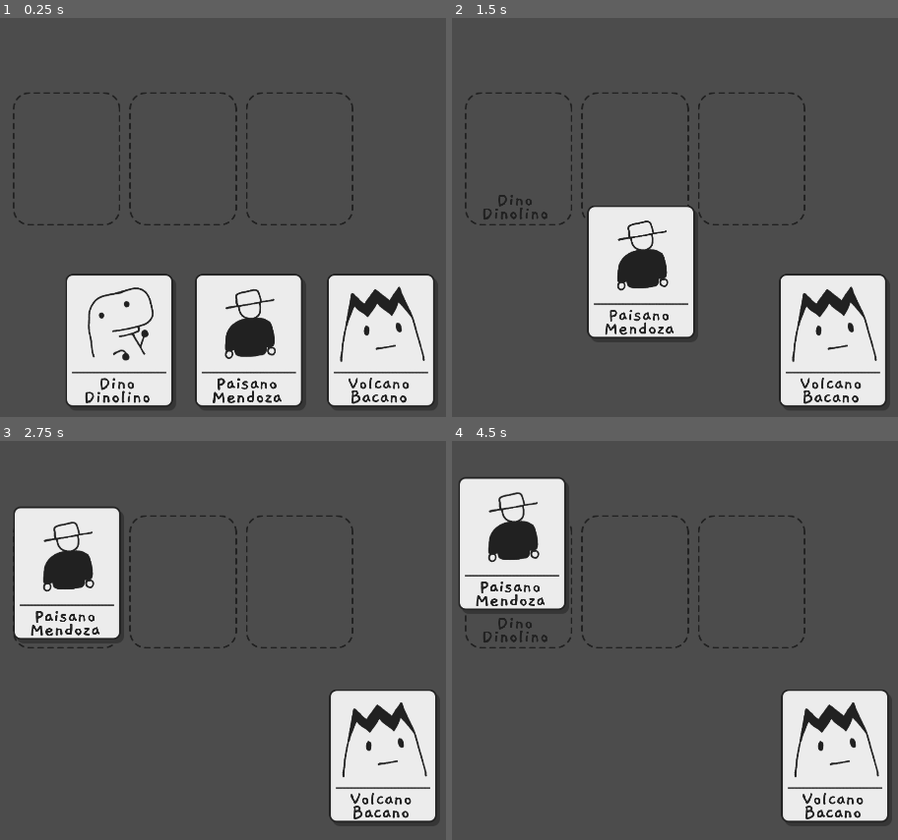
Above: before the commit, frames 1-4 (two rows, left to right).
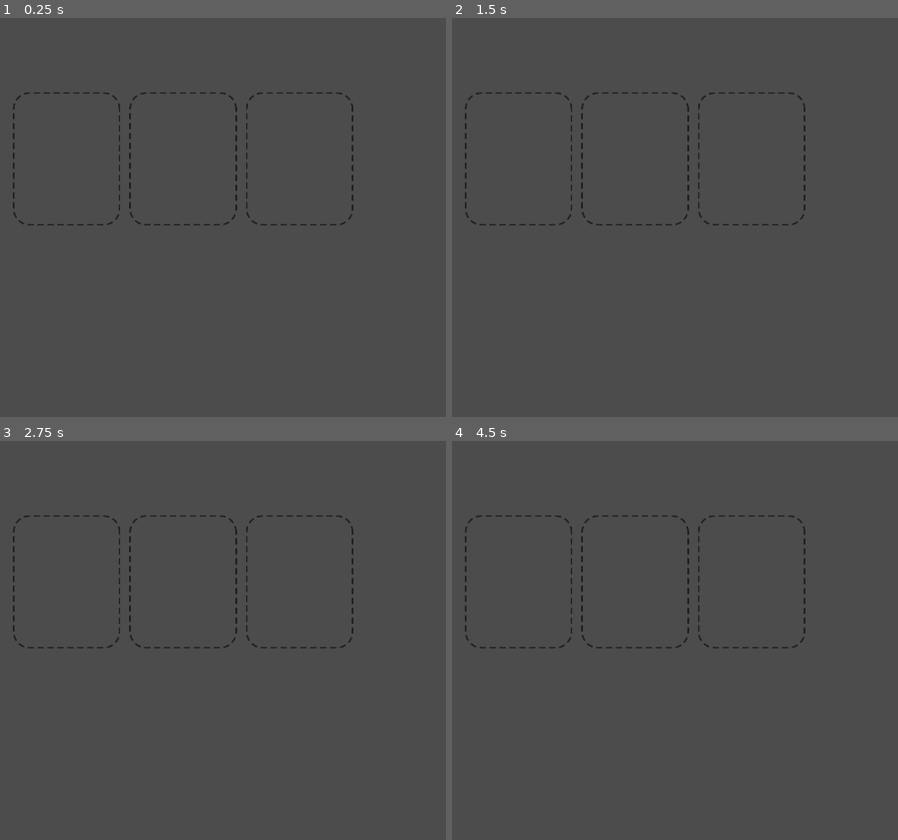
Above: after the commit, the same moments.

Repository: Perro-Viejo/los-cuentos-de-vampichoco
Game: Godot game, scene res://src/GUI/GUI.tscn
Two runs of this game, one before a commit and one after it. Both use one fixed random seed, a clock stepped at 60 frames per second and the inputs below. This scene is started directly instead of the project's main scene.
Inputs (mouse positions are in pixels of both pictures, inside the frame that each line leads up to):
- Up to frame 1 (0.25 s): no input
- Up to frame 2 (1.5 s): tap Enter at 0.5 s; drag from (572, 341) to (518, 157) at 0.52 s; drag from (701, 341) to (518, 157) at 1.27 s
- Up to frame 3 (2.75 s): tap Space at 2 s; move the mouse to (383, 764) at 2.02 s; click (383, 764) at 2.17 s
- Up to frame 4 (4.5 s): tap Enter at 2.75, 4.25 s; drag from (670, 720) to (634, 580) at 2.77 s; tap Space at 3.5 s; move the mouse to (outside the picture) at 3.52 s; click (outside the picture) at 3.67 s; drag from (474, 564) to (590, 520) at 4.27 s

The runs differ from the first frame. In frame 1, 24% of the frame differs, in the area x 14-98%, y 64-98%; in frame 2, 16%; in frame 3, 16%; in frame 4, 16%.

Commit message:
Separate boat from water to sync intro, create animation for intro, card appear and shake behaviour for cards, added event for inform that all cards are ready to play the level, fix an error were card drawing sprites overlap

Diff:
--- a/src/Audio/RandomTool.gd
+++ b/src/Audio/RandomTool.gd
@@ -1,4 +1,5 @@
 extends Node2D
+
 
 var index_sound = -1
 var select_sound
@@ -30,6 +31,7 @@
 			'volume': sfx.get_volume_db()
 		}
 
+
 func play():
 	randomize()
 
--- a/src/Character/Character.gd
+++ b/src/Character/Character.gd
@@ -16,6 +16,7 @@
 
 func character_show(current_character):
 	_current_character = current_character
+	EventsManager.emit_signal('play_requested', current_character , 'Show')
 
 	if current_character == "Dino":
 		$Dino.show()
--- a/src/GUI/Card.gd
+++ b/src/GUI/Card.gd
@@ -2,27 +2,41 @@
 
 export (Texture) var card_texture = null
 export (String) var title_text = ""
+export (bool) var shake = false
+export (float) var shake_amount = 2
 
 var drag_mouse = false
 var over_slot = false
 var inserted = false
 var current_slot = null
 var slot_pos
-var prev_index=0
+var prev_index = 0
 var pos_initial
+var timer = 0
 
 func _ready():
+	EventsManager.connect("level_started", self, "_on_level_started")
+
 	$Area2D.connect('input_event', self, '_on_input_event')
 
 	$Area2D/Sprite.texture = card_texture
 
 	$Area2D/Label.set_text(title_text)
 
-	pos_initial = get_position()
 
 func _process(delta):
 	if (drag_mouse):
 		set_position(get_viewport().get_mouse_position())
+
+	if shake:
+		timer += 1
+		set_position(
+			pos_initial + Vector2(rand_range(-1.0, 1.0) * shake_amount, rand_range(-1.0, 1.0) * shake_amount)
+		)
+	if timer >= 60:
+		shake = false
+		timer = 0
+		set_position(pos_initial)
 
 
 func drag_card():
@@ -74,6 +88,9 @@
 		elif drag_mouse:
 			drop_card()
 
+func _on_level_started():
+	pos_initial = get_position()
+
 func restart():
 	drag_card()
 	set_position(pos_initial)
--- a/src/GUI/Card.tscn
+++ b/src/GUI/Card.tscn
@@ -15,6 +15,10 @@
 
 [node name="Card" type="Node2D"]
 script = ExtResource( 2 )
+__meta__ = {
+"_edit_group_": true
+}
+shake_amount = 20.0
 
 [node name="Area2D" type="Area2D" parent="."]
 __meta__ = {
@@ -26,7 +30,6 @@
 
 [node name="Sprite" type="Sprite" parent="Area2D"]
 position = Vector2( 0, -44.5696 )
-z_index = 1
 texture = ExtResource( 1 )
 
 [node name="CollisionShape2D" type="CollisionShape2D" parent="Area2D"]
--- a/src/GUI/GUI.tscn
+++ b/src/GUI/GUI.tscn
@@ -7,6 +7,7 @@
 [ext_resource path="res://assets/sprites/gui/dino-ico.png" type="Texture" id=5]
 [ext_resource path="res://src/GUI/Slot.tscn" type="PackedScene" id=6]
 [ext_resource path="res://src/GUI/Control.gd" type="Script" id=7]
+[ext_resource path="res://src/GUI/Menu.gd" type="Script" id=8]
 
 [sub_resource type="DynamicFontData" id=1]
 font_path = "res://assets/fonts/Gaegu-Bold.ttf"
@@ -18,6 +19,69 @@
 [sub_resource type="DynamicFont" id=3]
 size = 70
 font_data = SubResource( 1 )
+
+[sub_resource type="Animation" id=4]
+resource_name = "ShowDino"
+length = 2.0
+tracks/0/type = "value"
+tracks/0/path = NodePath("../Control/Dino:position")
+tracks/0/interp = 1
+tracks/0/loop_wrap = true
+tracks/0/imported = false
+tracks/0/enabled = true
+tracks/0/keys = {
+"times": PoolRealArray( 0, 0.2, 0.3 ),
+"transitions": PoolRealArray( 1, 1, 1 ),
+"update": 0,
+"values": [ Vector2( 624, 1318.34 ), Vector2( 624, 855 ), Vector2( 624, 885 ) ]
+}
+
+[sub_resource type="Animation" id=5]
+resource_name = "ShowPaisano"
+step = 0.05
+tracks/0/type = "value"
+tracks/0/path = NodePath("../Control/Paisano:position")
+tracks/0/interp = 1
+tracks/0/loop_wrap = true
+tracks/0/imported = false
+tracks/0/enabled = true
+tracks/0/keys = {
+"times": PoolRealArray( 0, 0.25, 0.3, 0.35 ),
+"transitions": PoolRealArray( 1, 1, 1, 1 ),
+"update": 0,
+"values": [ Vector2( 940, 1318.34 ), Vector2( 940, 845 ), Vector2( 940, 895 ), Vector2( 940, 885 ) ]
+}
+
+[sub_resource type="Animation" id=6]
+resource_name = "ShowVolcano"
+step = 0.05
+tracks/0/type = "value"
+tracks/0/path = NodePath("../Control/Volcano:position")
+tracks/0/interp = 1
+tracks/0/loop_wrap = true
+tracks/0/imported = false
+tracks/0/enabled = true
+tracks/0/keys = {
+"times": PoolRealArray( 0, 0.95, 1 ),
+"transitions": PoolRealArray( 1, 1, 1 ),
+"update": 0,
+"values": [ Vector2( 1262, 1318.34 ), Vector2( 1262, 845 ), Vector2( 1262, 885 ) ]
+}
+
+[sub_resource type="Animation" id=7]
+length = 28.0
+tracks/0/type = "value"
+tracks/0/path = NodePath("BG:modulate")
+tracks/0/interp = 1
+tracks/0/loop_wrap = true
+tracks/0/imported = false
+tracks/0/enabled = true
+tracks/0/keys = {
+"times": PoolRealArray( 0, 3 ),
+"transitions": PoolRealArray( 1, 1 ),
+"update": 0,
+"values": [ Color( 1, 1, 1, 1 ), Color( 1, 1, 1, 0 ) ]
+}
 
 [node name="GUI" type="CanvasLayer"]
 
@@ -50,20 +114,20 @@
 slot_texture = ExtResource( 1 )
 
 [node name="Dino" parent="Control" instance=ExtResource( 2 )]
-position = Vector2( 624, 880 )
+position = Vector2( 624, 1318.34 )
 z_index = 1
 z_as_relative = false
 card_texture = ExtResource( 5 )
 title_text = "Dino Dinolino"
 
 [node name="Paisano" parent="Control" instance=ExtResource( 2 )]
-position = Vector2( 940, 880 )
+position = Vector2( 940, 1318.34 )
 z_index = 2
 card_texture = ExtResource( 3 )
 title_text = "Paisano Mendoza"
 
 [node name="Volcano" parent="Control" instance=ExtResource( 2 )]
-position = Vector2( 1262, 880 )
+position = Vector2( 1262, 1318.34 )
 z_index = 3
 card_texture = ExtResource( 4 )
 title_text = "Volcano Bacano"
@@ -72,6 +136,8 @@
 visible = false
 anchor_right = 1.0
 anchor_bottom = 1.0
+mouse_filter = 1
+script = ExtResource( 8 )
 __meta__ = {
 "_edit_use_anchors_": false
 }
@@ -79,12 +145,13 @@
 [node name="BG" type="ColorRect" parent="Menu"]
 anchor_right = 1.0
 anchor_bottom = 1.0
+mouse_filter = 1
 color = Color( 0, 0, 0, 1 )
 __meta__ = {
 "_edit_use_anchors_": false
 }
 
-[node name="Label" type="Label" parent="Menu"]
+[node name="Label" type="Label" parent="Menu/BG"]
 anchor_left = 0.5
 anchor_top = 0.5
 anchor_right = 0.5
@@ -100,7 +167,7 @@
 "_edit_use_anchors_": false
 }
 
-[node name="Label2" type="Label" parent="Menu"]
+[node name="Label2" type="Label" parent="Menu/BG"]
 modulate = Color( 1, 1, 1, 0.619608 )
 anchor_left = 0.5
 anchor_top = 0.681
@@ -117,3 +184,18 @@
 __meta__ = {
 "_edit_use_anchors_": false
 }
+
+[node name="Button" type="Button" parent="Menu"]
+modulate = Color( 1, 1, 1, 0 )
+margin_right = 1920.0
+margin_bottom = 1080.0
+__meta__ = {
+"_edit_use_anchors_": false
+}
+
+[node name="AnimationPlayer" type="AnimationPlayer" parent="Menu"]
+playback_speed = 0.6
+anims/ShowDino = SubResource( 4 )
+anims/ShowPaisano = SubResource( 5 )
+anims/ShowVolcano = SubResource( 6 )
+anims/Start = SubResource( 7 )
--- /dev/null
+++ b/src/GUI/Menu.gd
@@ -0,0 +1,29 @@
+extends Control
+
+
+func _ready():
+	$Button.connect('button_down', self, '_on_button_down')
+
+func _on_button_down():
+	start_level()
+
+func start_level():
+	$Button.hide()
+	$AnimationPlayer.play("Start")
+	yield(get_tree().create_timer(3), "timeout")
+	EventsManager.emit_signal('play_requested', 'VO', 'Start')
+	yield(get_tree().create_timer(2.8), "timeout")
+	get_node("../../frame/level_01-bg").show()
+	yield(get_tree().create_timer(1.2), "timeout")
+	get_node("../../frame/Boat").show()
+	yield(get_tree().create_timer(5.3), "timeout")
+	$AnimationPlayer.play("ShowDino")
+	yield(get_tree().create_timer(1.5), "timeout")
+	$AnimationPlayer.play("ShowPaisano")
+	yield(get_tree().create_timer(2.5), "timeout")
+	$AnimationPlayer.play("ShowVolcano")
+	yield(get_tree().create_timer(3.7), "timeout")
+	EventsManager.emit_signal('level_started')
+	get_node("../Control/Volcano").shake = true
+	yield(get_tree().create_timer(0.7), "timeout")
+	hide()
--- a/src/Levels/Level1.gd
+++ b/src/Levels/Level1.gd
@@ -21,7 +21,6 @@
 
 
 func _on_card_inserted(Slot, Character):
-	EventsManager.emit_signal('play_requested', Character, 'Show')
 	inserted_cards += 1
 	if Slot == "SlotA":
 		slot_order.remove(0)
--- a/src/Levels/Level1.tscn
+++ b/src/Levels/Level1.tscn
@@ -1144,14 +1144,20 @@
 texture = ExtResource( 5 )
 
 [node name="level_01-bg" type="Sprite" parent="frame"]
-position = Vector2( -42, 0 )
+visible = false
+position = Vector2( 392, 112 )
 texture = ExtResource( 6 )
+
+[node name="Boat" type="Sprite" parent="frame"]
+visible = false
+position = Vector2( 392, 112 )
+texture = ExtResource( 9 )
 
 [node name="CharacterA" parent="." instance=ExtResource( 1 )]
 position = Vector2( 492, 432 )
 
 [node name="CharacterB" parent="." instance=ExtResource( 1 )]
-position = Vector2( 776, 432 )
+position = Vector2( 790.194, 435.419 )
 
 [node name="CharacterC" parent="." instance=ExtResource( 1 )]
 position = Vector2( 1060, 432 )
--- a/src/Managers/AudioManager.tscn
+++ b/src/Managers/AudioManager.tscn
@@ -38,6 +38,8 @@
 [ext_resource path="res://assets/audio/SFX_Dino_FS_01.ogg" type="AudioStream" id=36]
 [ext_resource path="res://assets/audio/SFX_Boat_Leaves.ogg" type="AudioStream" id=37]
 [ext_resource path="res://assets/audio/SFX_Boat_Board.ogg" type="AudioStream" id=38]
+[ext_resource path="res://assets/audio/VO_Start.ogg" type="AudioStream" id=39]
+[ext_resource path="res://assets/audio/VO_End.ogg" type="AudioStream" id=34]
 
 [node name="AudioManager" type="Node2D"]
 script = ExtResource( 1 )
@@ -116,7 +118,7 @@
 
 [node name="Walk" type="AudioStreamPlayer" parent="Paisano"]
 stream = ExtResource( 18 )
-volume_db = -3.0
+volume_db = -4.0
 
 [node name="Volcano" type="Node2D" parent="."]
 
@@ -184,3 +186,11 @@
 
 [node name="Leave" type="AudioStreamPlayer2D" parent="Boat"]
 stream = ExtResource( 37 )
+
+[node name="VO" type="Node2D" parent="."]
+
+[node name="Start" type="AudioStreamPlayer" parent="VO"]
+stream = ExtResource( 39 )
+
+[node name="End" type="AudioStreamPlayer" parent="VO"]
+stream = ExtResource( 40 )
--- a/src/Managers/EventsManager.gd
+++ b/src/Managers/EventsManager.gd
@@ -9,3 +9,6 @@
 signal play_requested(source, sound)
 signal stop_requested(source, sound)
 signal pause_requested(source, sound)
+
+#----------Animation--------------
+signal level_started()
Binary file added: assets/sprites/world/Barco.png
Not shown, added: assets/sprites/world/Barco.png.import
Not shown: 1 places in src/GUI/GUI.tscn that only renumber resources
Not shown: 1 places in src/Managers/AudioManager.tscn that only renumber resources
Not shown, changed: .DS_Store
Not shown, changed: assets/.DS_Store
Not shown, changed: src/.DS_Store
